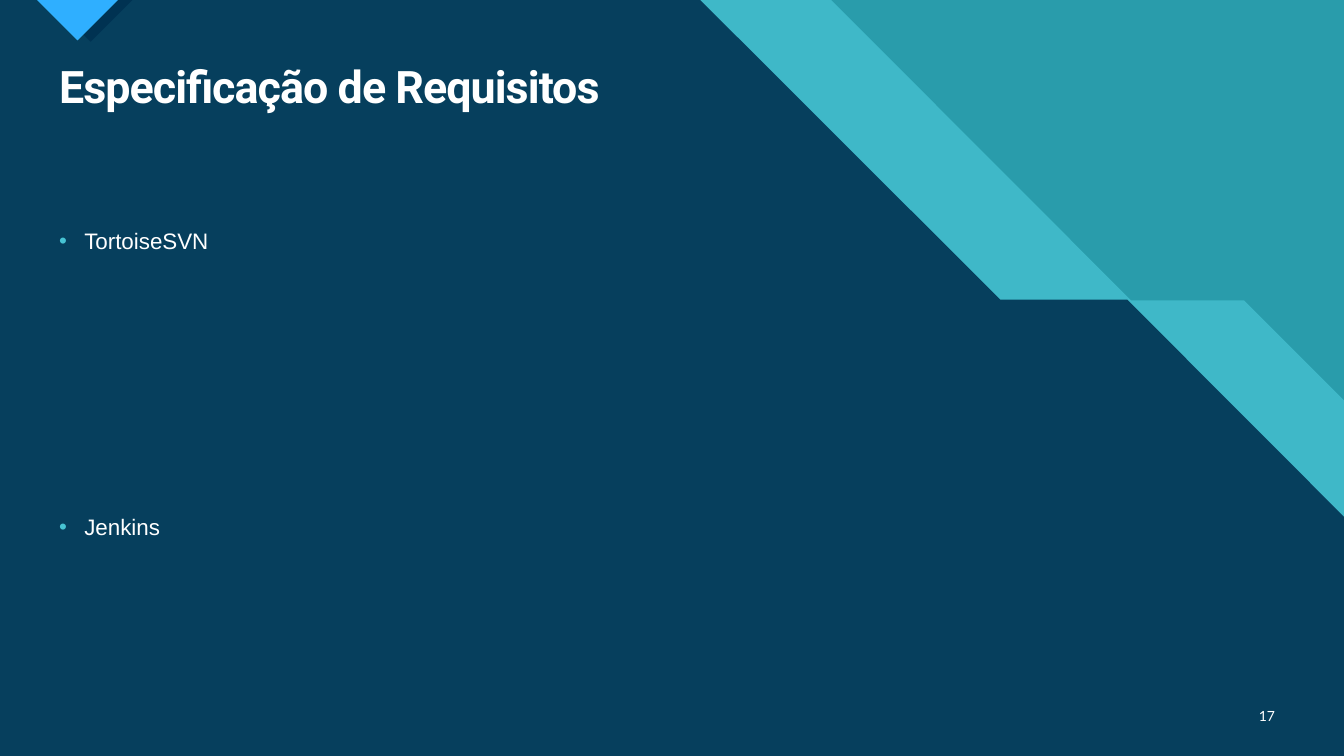
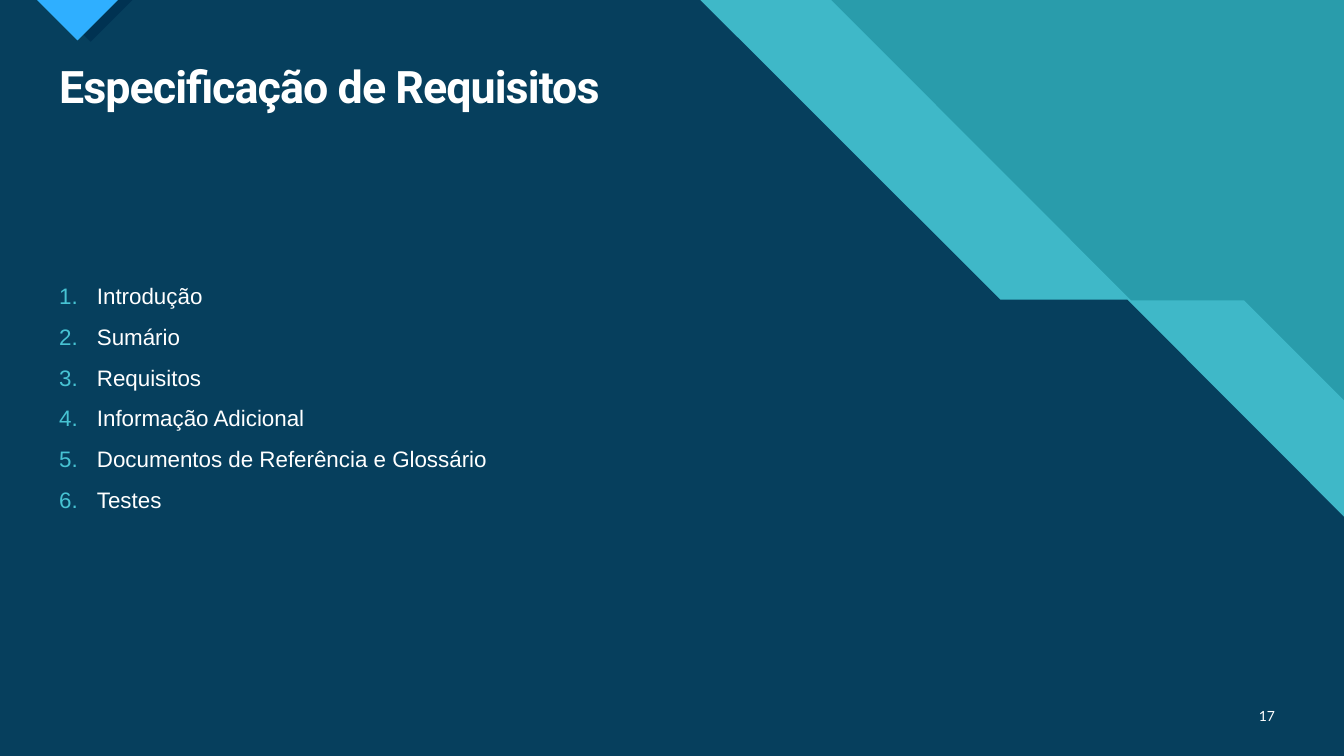
Before and after one commit to pedrocarrega/tese_mestrado_21-22, a slide deck: slide 17 of relatorio_preliminar/presentation.pptx. Drawn at 1344x756 pixels with LibreOffice and Linux fonts; fonts in the diff are those of the drawing. Boxes give left, top, right and bottom in pixels: in the first picture for what was removed or moved away, otherwise in the second. Text is boxed around its words. In the diff, an @@ line names an element or a change of style, - is before the commit and + after.

```diff
--- a/relatorio_preliminar/presentation.pptx
+++ b/relatorio_preliminar/presentation.pptx
@@ text at <box>97,287,486,509</box>: text changed @@
-• TortoiseSVN
-• Jenkins
+1. Introdução
+2. Sumário
+3. Requisitos
+4. Informação Adicional
+5. Documentos de Referência e Glossário
+6. Testes
```
Also in this commit, not shown: 4 other slides changed, 2 slides added, 1 slide removed.
